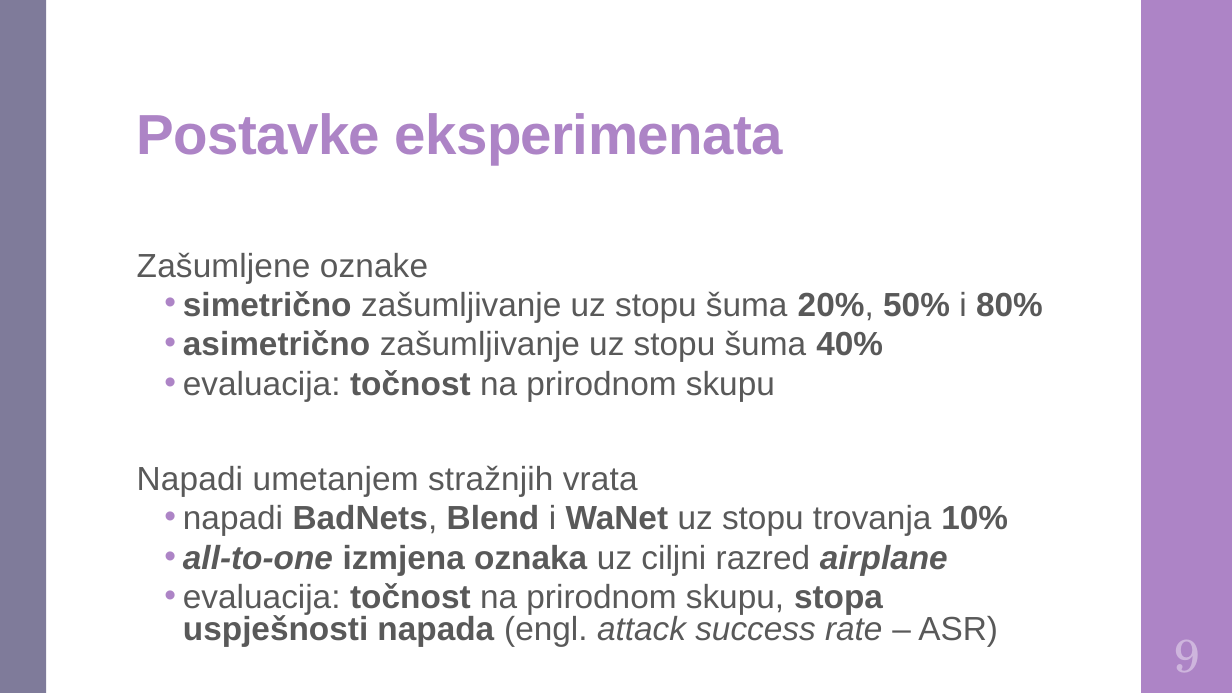
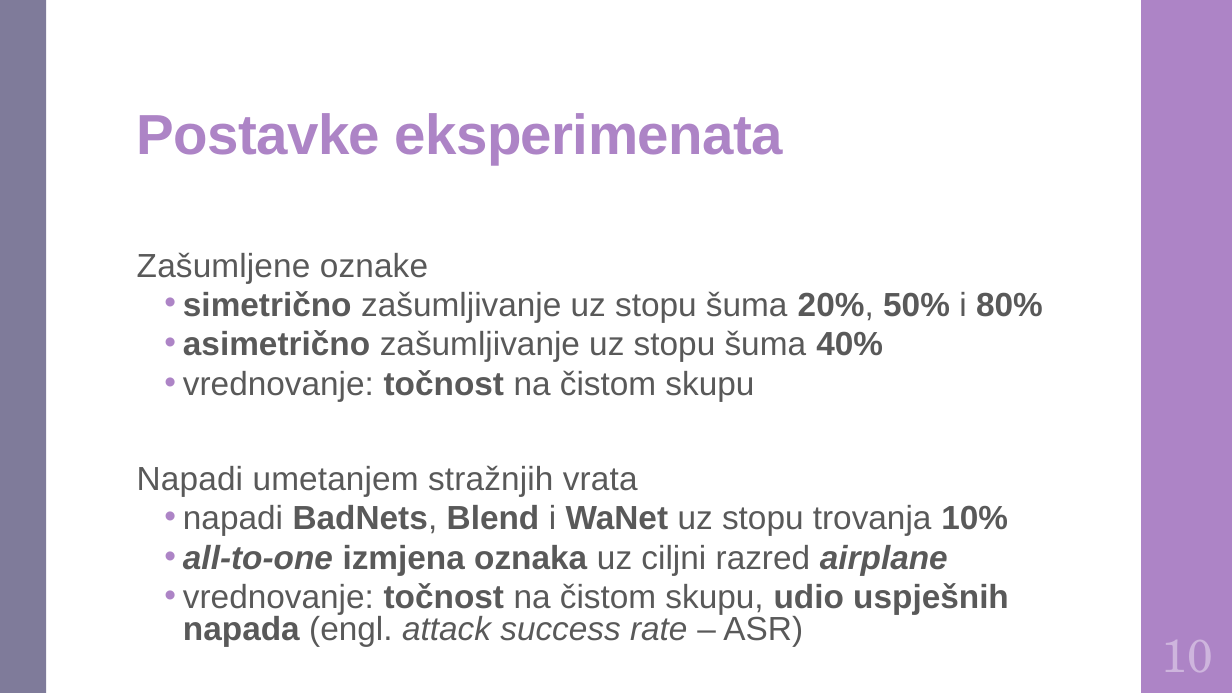
Before and after one commit to DomJamb/Diplomski-Rad-Doku, a slide deck: slide 13 of Prezentacija/Varijacijsko učenje na zašumljenim oznakama.pptx (slide 12 before the commit). Drawn at 1232x693 pixels with LibreOffice and Linux fonts; fonts in the diff are those of the drawing. Boxes give left, top, right and bottom in pixels: in the first picture for what was removed or moved away, otherwise in the second. Text is boxed around its words. In the diff, an @@ line names an element or a change of style, - is before the commit and + after.

```diff
--- a/Prezentacija/Varijacijsko učenje na zašumljenim oznakama.pptx
+++ b/Prezentacija/Varijacijsko učenje na zašumljenim oznakama.pptx
@@ text at (183, 370, 754, 401): text changed @@
-  • evaluacija: točnost na prirodnom skupu
+  • vrednovanje: točnost na čistom skupu
@@ text at (183, 583, 1009, 647): text changed @@
-  • evaluacija: točnost na prirodnom skupu, stopa uspješnosti napada (engl. attack success rate – ASR)
+  • vrednovanje: točnost na čistom skupu, udio uspješnih napada (engl. attack success rate – ASR)
@@ text at (1162, 640, 1213, 672): text changed @@
-9
+10
```
Also in this commit, not shown: 16 other slides changed, 2 slides added, 1 other file.
